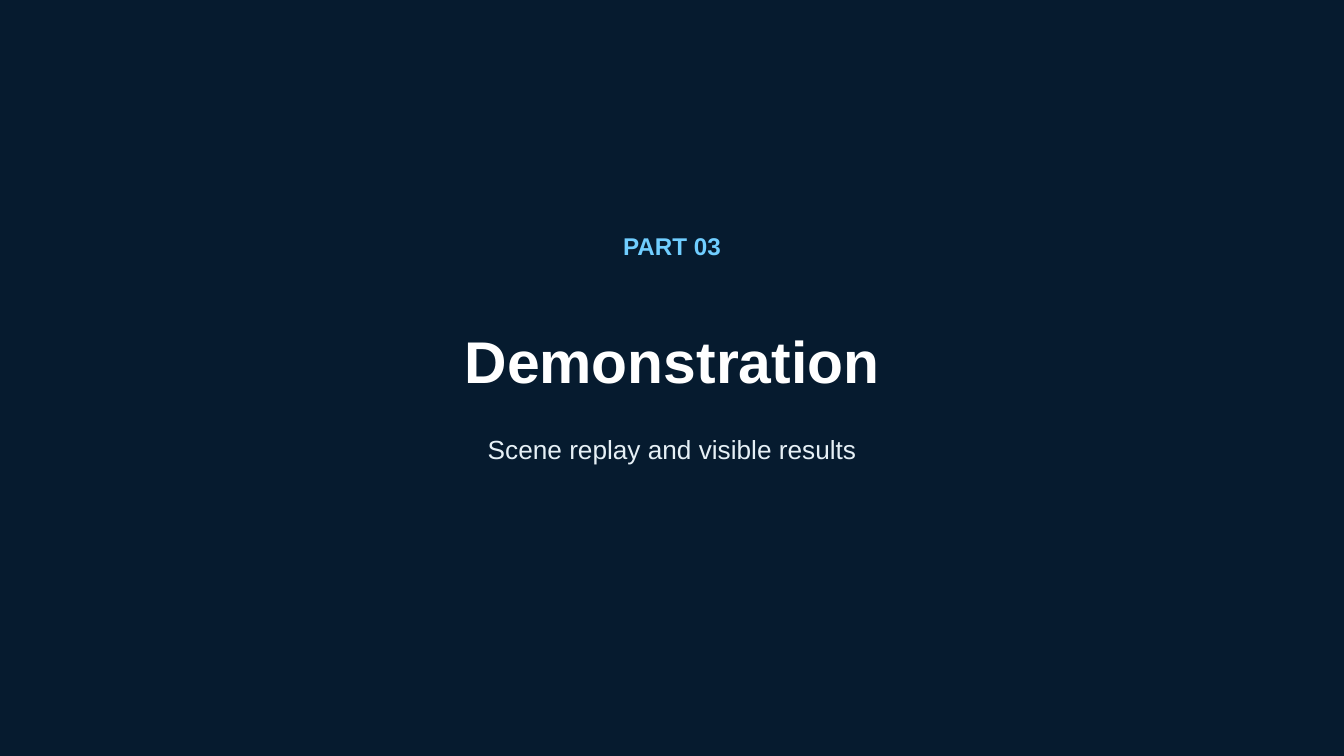
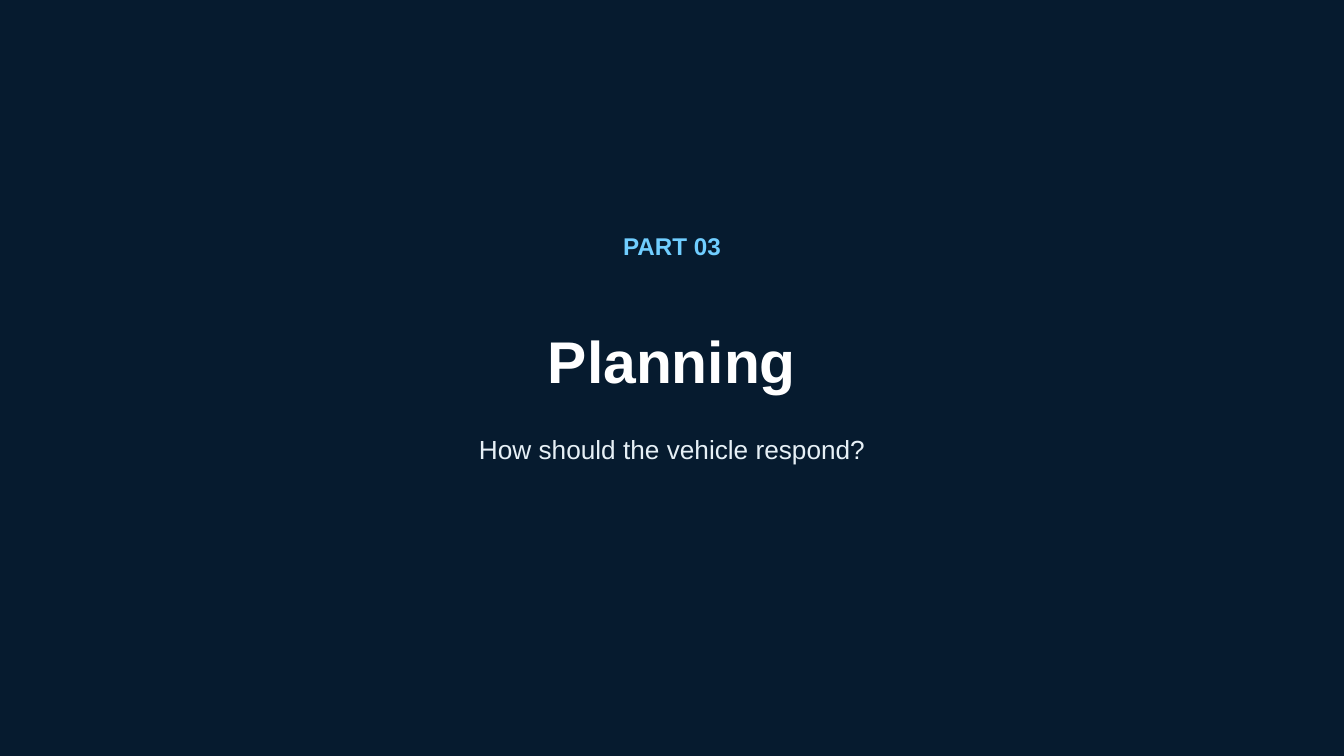
Before and after one commit to Yugongshit/AIE1903-map-update66, a slide deck: slide 19 of presentations/AIE1903_B_Background.pptx. Drawn at 1344x756 pixels with LibreOffice and Linux fonts; fonts in the diff are those of the drawing; background and template pictures are left out. Boxes give left, top, right and bottom in pixels: in the first picture for what was removed or moved away, otherwise in the second. Text is boxed around its words. In the diff, an @@ line names an element or a change of style, - is before the commit and + after.

```diff
--- a/presentations/AIE1903_B_Background.pptx
+++ b/presentations/AIE1903_B_Background.pptx
@@ text at (548,340,796,394): text changed @@
-Demonstration
+Planning
@@ text at (479,440,865,465): text changed @@
-Scene replay and visible results
+How should the vehicle respond?
```
Also in this commit, not shown: 4 other slides changed, 1 other file.
